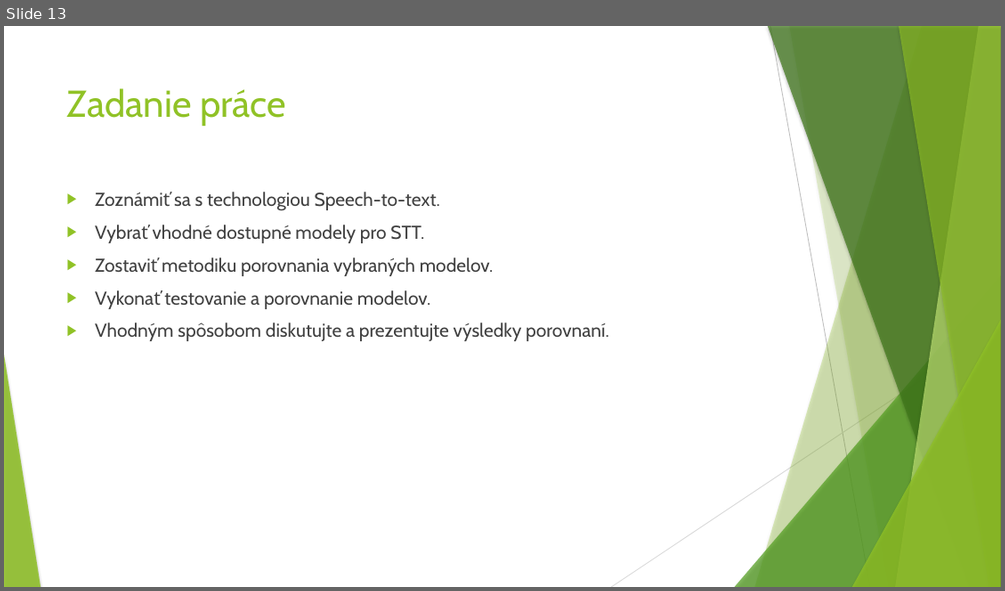
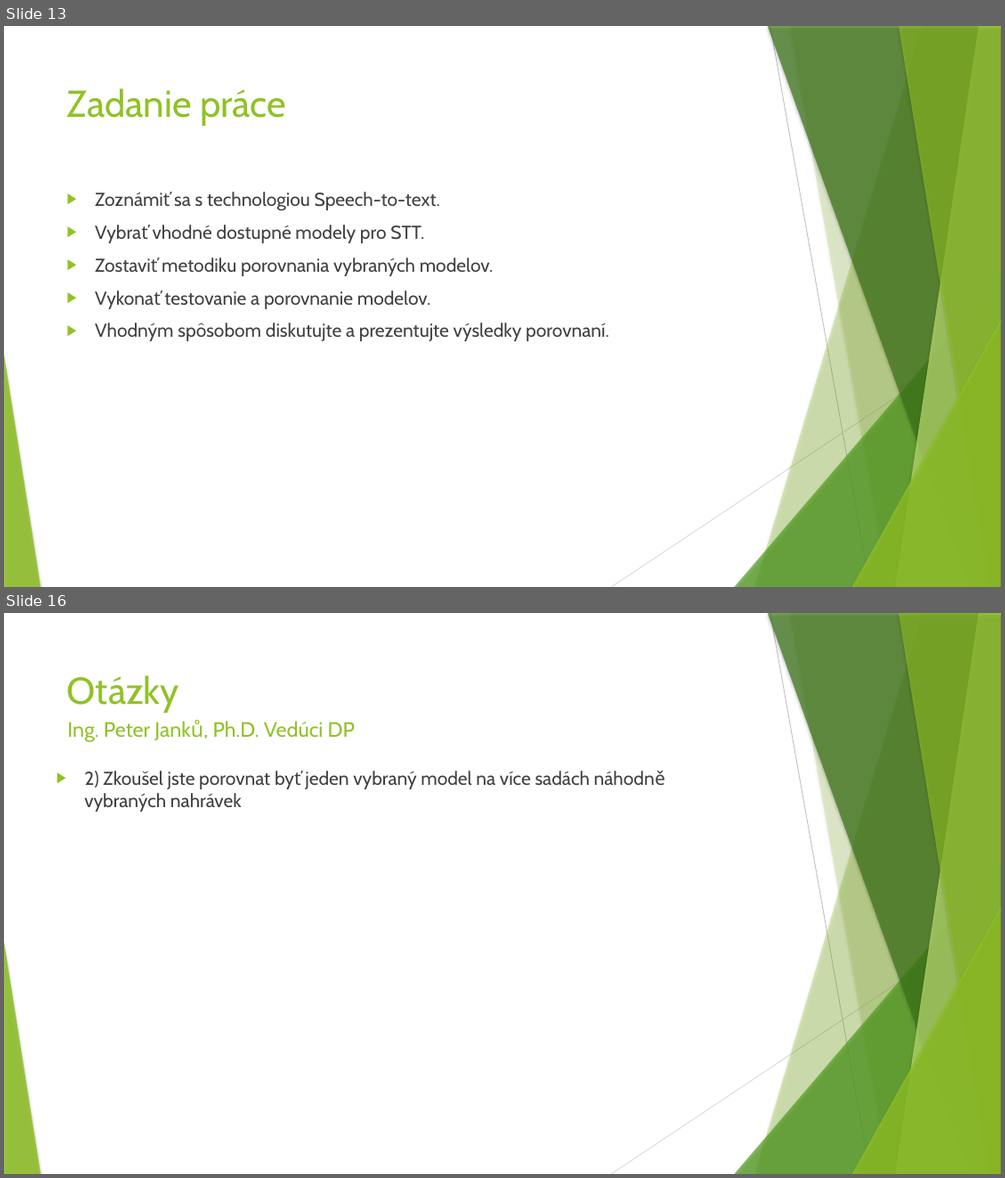
Before and after one commit to JurajKralik/Diplomova-praca, a slide deck: docs/kralik_juraj.pptx. Shown one above the other, each under a label of ours: slide 13 before the commit, slides 13 and 16 after it; the slides between them are not shown. The pictures are 1005x591 and 1005x1178 pixels, drawn with LibreOffice and Linux fonts; fonts in the diff are those of the drawing. Boxes give left, top, right and bottom in pixels: in the first picture for what was removed or moved away, otherwise in the second. Text is boxed around its words. In the diff, an @@ line names an element or a change of style, - is before the commit and + after.

```diff
--- a/docs/kralik_juraj.pptx
+++ b/docs/kralik_juraj.pptx
@@ slide 16 added at bbox=[4, 613, 1001, 1174], background #FFFFFF; not listed: 10 template elements that a slide beside it also shows @@
@@ title added at bbox=[67, 675, 179, 713], 36 pt, text #90C226 @@
+Otázky
@@ text added at bbox=[67, 721, 355, 742], 20 pt, text #90C226 @@
+Ing. Peter Janků, Ph.D. Vedúci DP
@@ text added at bbox=[84, 771, 590, 811], 18 pt, text #404040 @@
+▶ 2) Zkoušel jste porovnat byť jeden vybraný model na více sadách náhodně vybraných nahrávek
```
Also in this commit, not shown: 1 slide changed, 5 other slides added.
